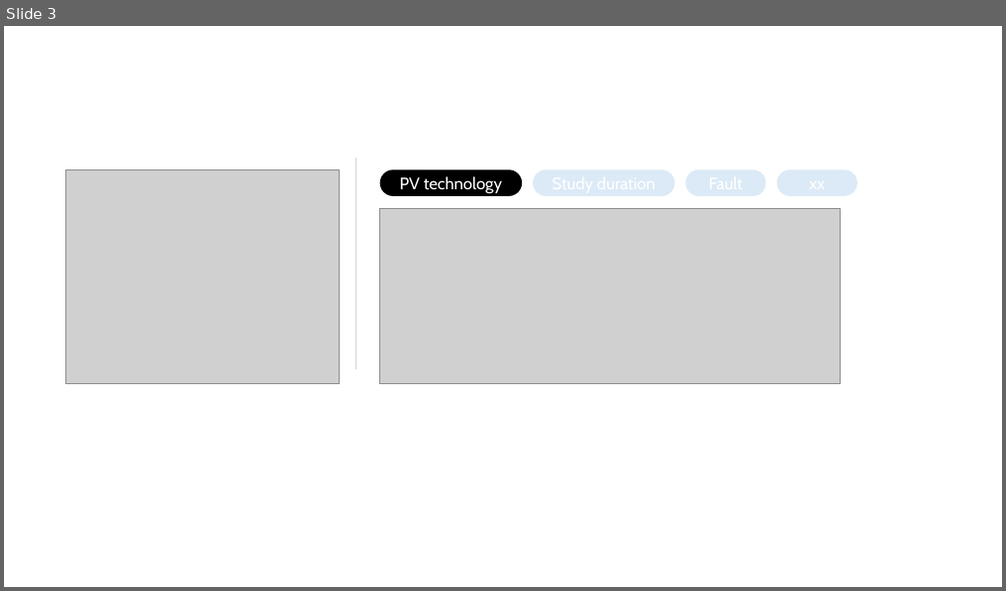
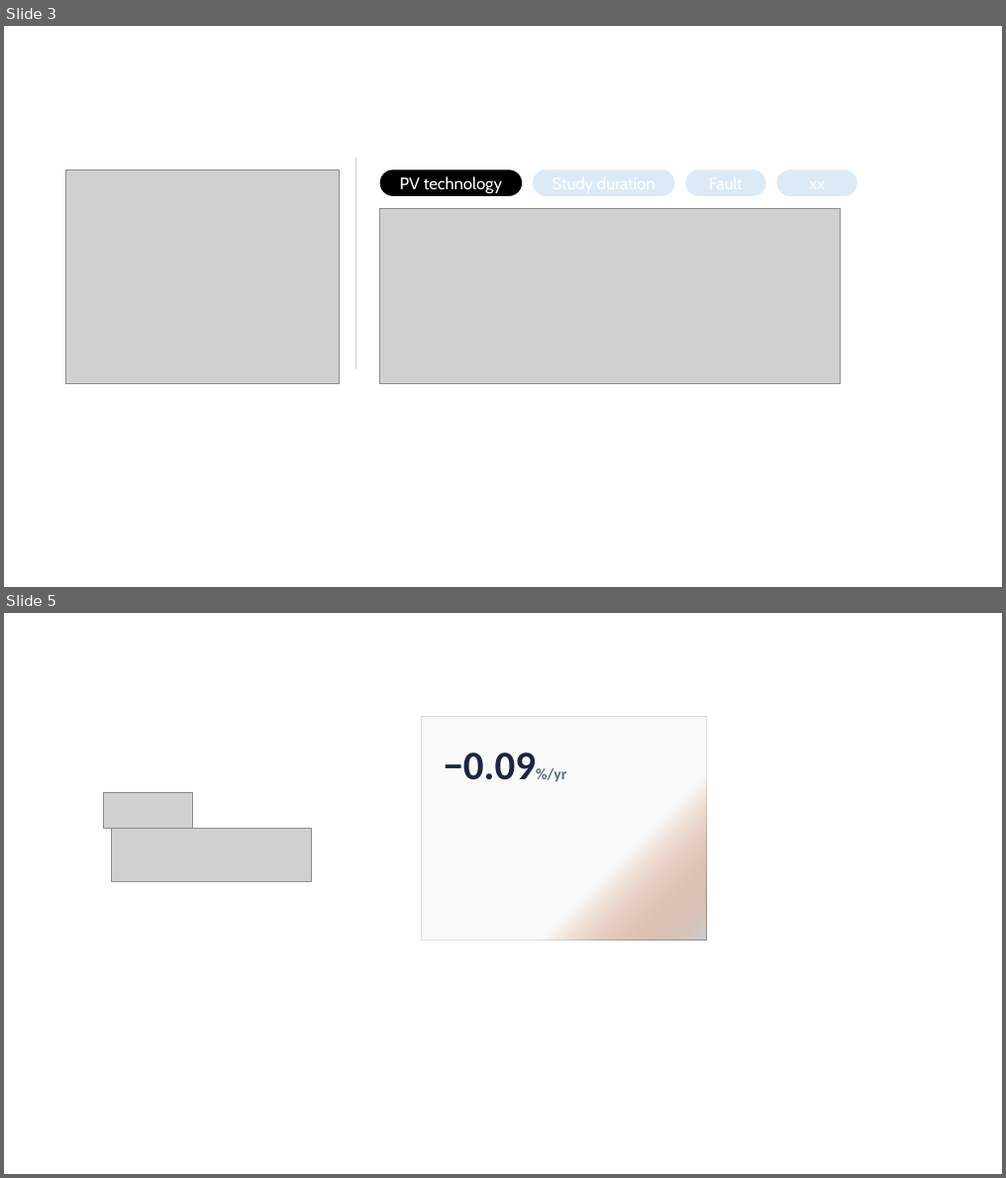
Before and after one commit to lbj2011/pvtools, a slide deck: fig.pptx. Shown one above the other, each under a label of ours: slide 3 before the commit, slides 3 and 5 after it; the slides between them are not shown. The pictures are 1006x591 and 1006x1178 pixels, drawn with LibreOffice and Linux fonts; fonts in the diff are those of the drawing; grey boxes stand for pictures. Boxes give left, top, right and bottom in pixels: in the first picture for what was removed or moved away, otherwise in the second. Text is boxed around its words. In the diff, an @@ line names an element or a change of style, - is before the commit and + after.

```diff
--- a/fig.pptx
+++ b/fig.pptx
@@ slide 5 added at (4, 613, 1002, 1174), background #FFFFFF @@
@@ picture added at (422, 716, 706, 940) @@
@@ rectangle added at (422, 716, 706, 940), fill gradient #FFFFFF to #E97132 @@
@@ text added at (444, 753, 566, 782), 39 pt, text #1C2540, bold @@
+−0.09%/yr
@@ picture added at (104, 792, 193, 828) @@
@@ picture added at (111, 828, 312, 881) @@
```
Also in this commit, not shown: 1 other slide added, 13 other files.
